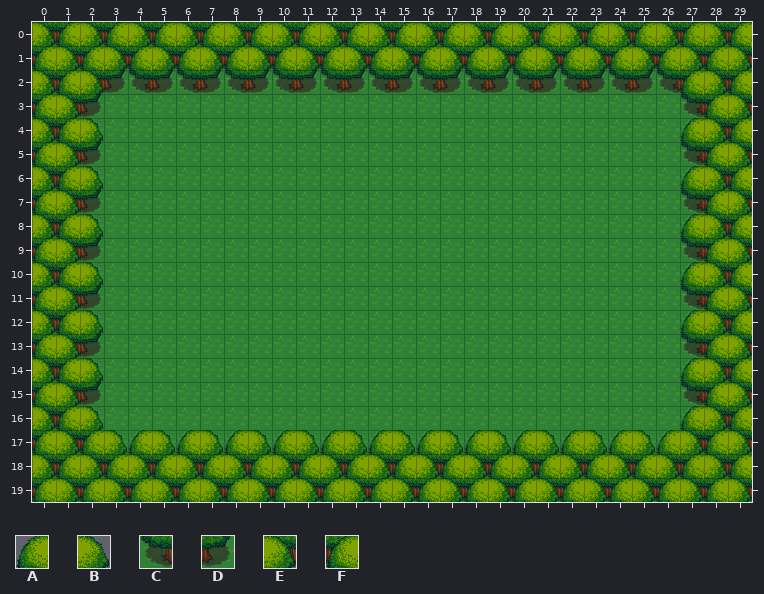
A Tiled map gets an edit: assets/maps/main.tmx. Above, as it was before the edit.
Cells are 32x32 px. Shown: x 0..29, y 0..19.
Key: from "forest": A 128, B 129, C 144, D 145, E 160, F 161.
_ is an empty cell.
Layers that did not change in this view are not listed.
Layer "trees" before, first column x 0:
 0 EFEFEFEFEFEFEFEFEFEFEFEFEFEFEF
 1 FEFEFEFEFEFEFEFEFEFEFEFEFEFEFE
 2 EFEDCDCDCDCDCDCDCDCDCDCDCDCFEF
 3 FED________________________CFE
 4 EFB________________________AEF
 5 FED________________________CFE
 6 EFB________________________AEF
 7 FED________________________CFE
 8 EFB________________________AEF
 9 FED________________________CFE
10 EFB________________________AEF
11 FED________________________CFE
12 EFB________________________AEF
13 FED________________________CFE
14 EFB________________________AEF
15 FED________________________CFE
16 EFB________________________AEF
17 FEFBABABABABABABABABABABABAEFE
18 EFEFEFEFEFEFEFEFEFEFEFEFEFEFEF
19 FEFEFEFEFEFEFEFEFEFEFEFEFEFEFE
After:
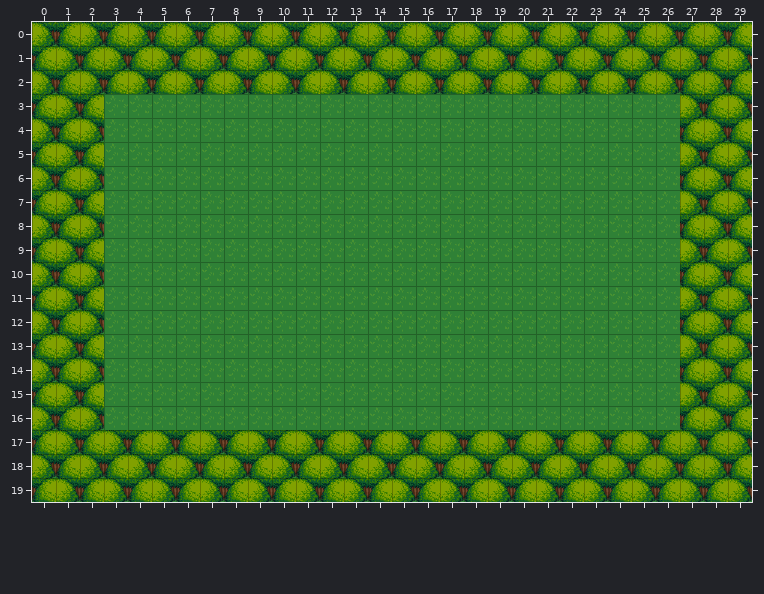
See-through tiles are keyed as they look on the map.
What changed:
Changed rows in their new state; . is an unchanged cell.
Layer "trees":
first column x 2:
 2 .FEFEFEFEFEFEFEFEFEFEFEFE.
 3 F........................E
 4 E........................F
 5 F........................E
 6 E........................F
 7 F........................E
 8 E........................F
 9 F........................E
10 E........................F
11 F........................E
12 E........................F
13 F........................E
14 E........................F
15 F........................E
16 E........................F
17 .EFEFEFEFEFEFEFEFEFEFEFEF.
Boxes around the changes in both pictures, in picture pixels (x1, y1, x2, y2):
changed: (80, 70, 704, 453)
